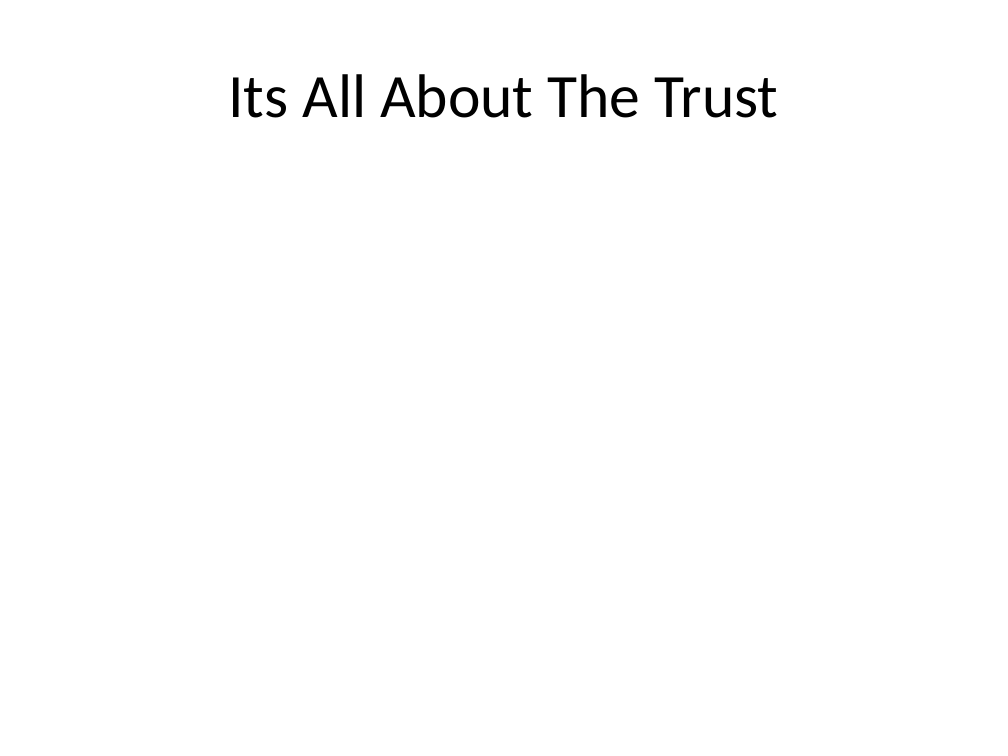
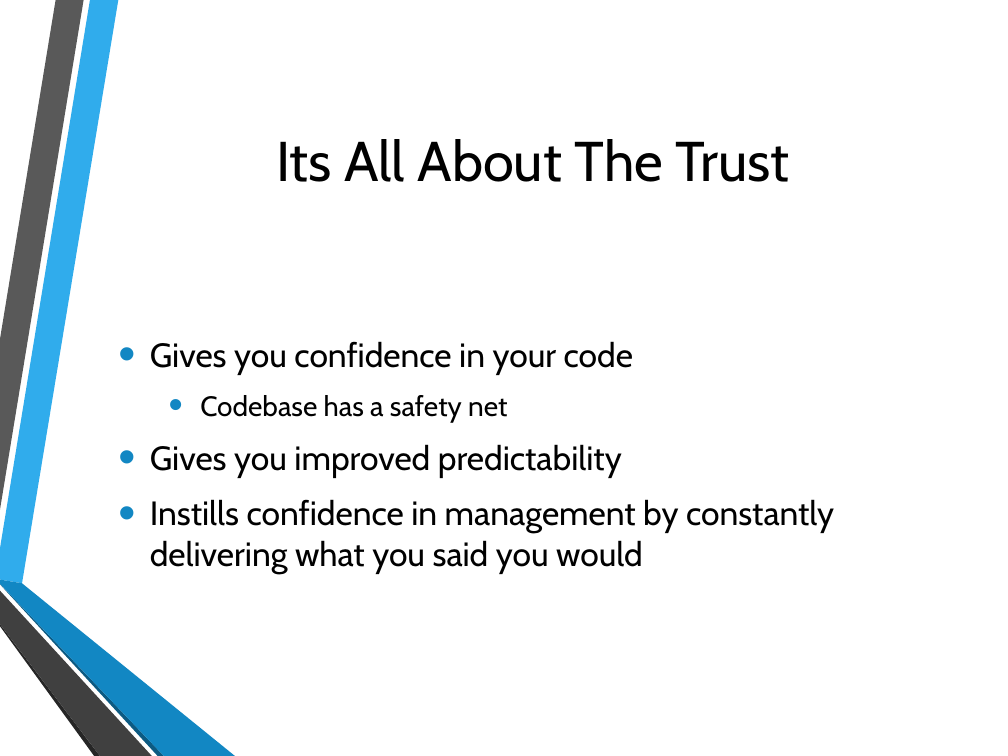
Before and after one commit to jerrelblankenship/Presentations, a slide deck: slide 4 of MamaSaidTestYourCode/AgileDotNet2013/Mama Said Test Your Code.pptx. Drawn at 1008x756 pixels with LibreOffice and Linux fonts; fonts in the diff are those of the drawing; background and template pictures are left out. Boxes give left, top, right and bottom in pixels: in the first picture for what was removed or moved away, otherwise in the second. Text is boxed around its words. In the diff, an @@ line names an element or a change of style, - is before the commit and + after.

```diff
--- a/MamaSaidTestYourCode/AgileDotNet2013/Mama Said Test Your Code.pptx
+++ b/MamaSaidTestYourCode/AgileDotNet2013/Mama Said Test Your Code.pptx
@@ title "Its All About The Trust": place and size @@
-title "Its All About The Trust" at <box>229,74,778,118</box>
+title "Its All About The Trust" at <box>276,139,790,182</box>
@@ title "Its All About The Trust" at <box>276,139,790,182</box>: size 44 to 40 pt, font Calibri to Cabin @@
@@ text added at <box>150,341,834,574</box>, 24 pt, text #000000 @@
+• Gives you confidence in your code
+  • Codebase has a safety net
+• Gives you improved predictability
+• Instills confidence in management by constantly delivering what you said you would
@@ group added at <box>0,0,235,756</box>: 6 freeform shapes @@
```
Also in this commit, not shown: 7 other slides changed, 1 slide added, 35 other files.
